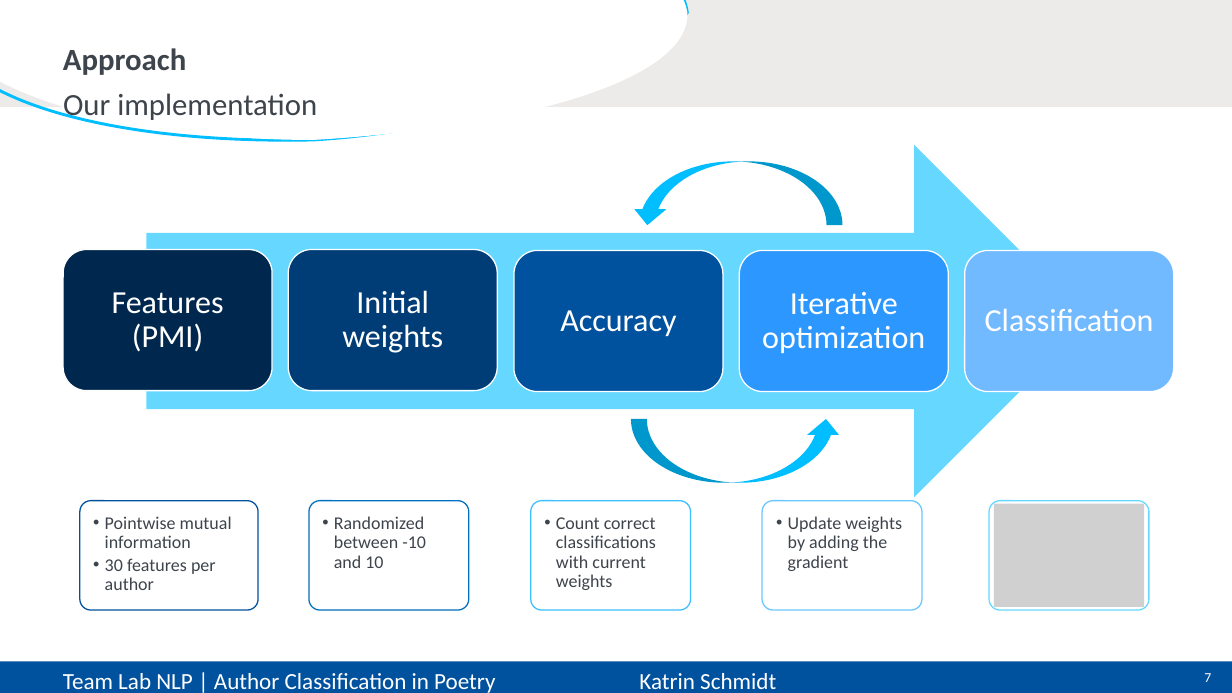
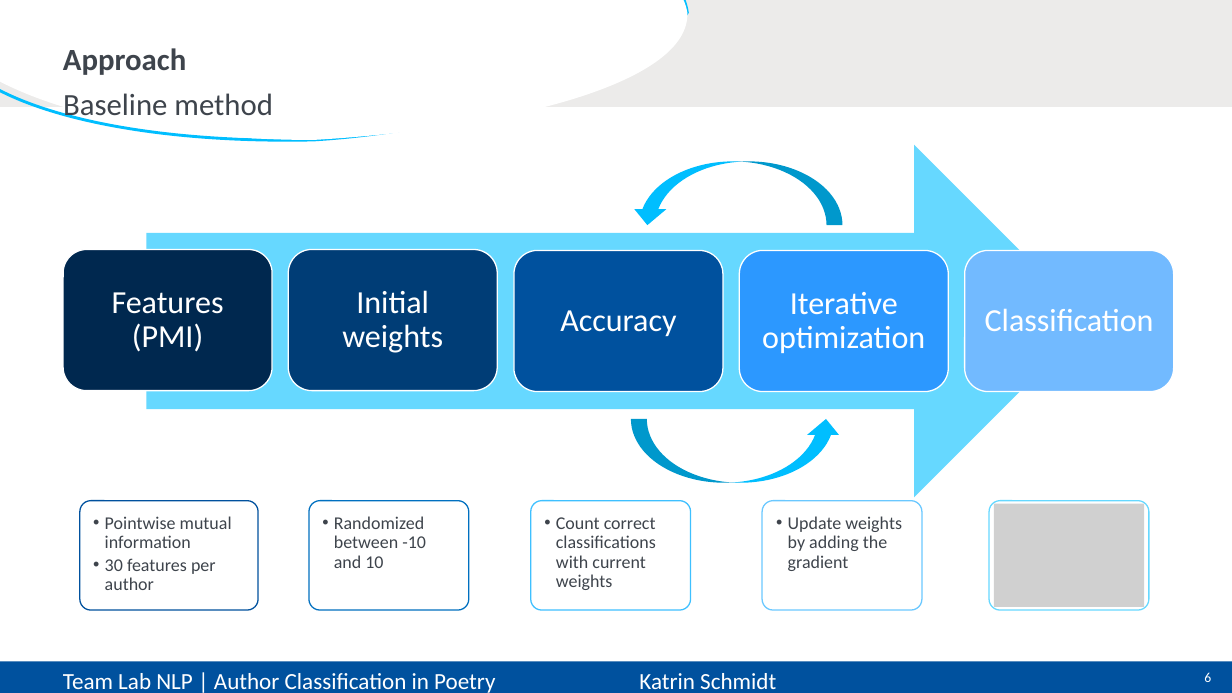
Before and after one commit to CarlottaQuensel/Author_Classification-Team_Lab, a slide deck: slide 6 of reports/TeamLab-presentation.pptx (slide 7 before the commit). Drawn at 1232x693 pixels with LibreOffice and Linux fonts; fonts in the diff are those of the drawing; grey boxes stand for pictures. Boxes give left, top, right and bottom in pixels: in the first picture for what was removed or moved away, otherwise in the second. Text is boxed around its words. In the diff, an @@ line names an element or a change of style, - is before the commit and + after.

```diff
--- a/reports/TeamLab-presentation.pptx
+++ b/reports/TeamLab-presentation.pptx
@@ text at <box>63,93,273,123</box>: text changed @@
-Our implementation
+Baseline method
@@ page number at <box>1204,672,1211,682</box>: text changed @@
-7
+6
```
Also in this commit, not shown: 5 other slides changed, 1 slide added, 5 slides removed.
